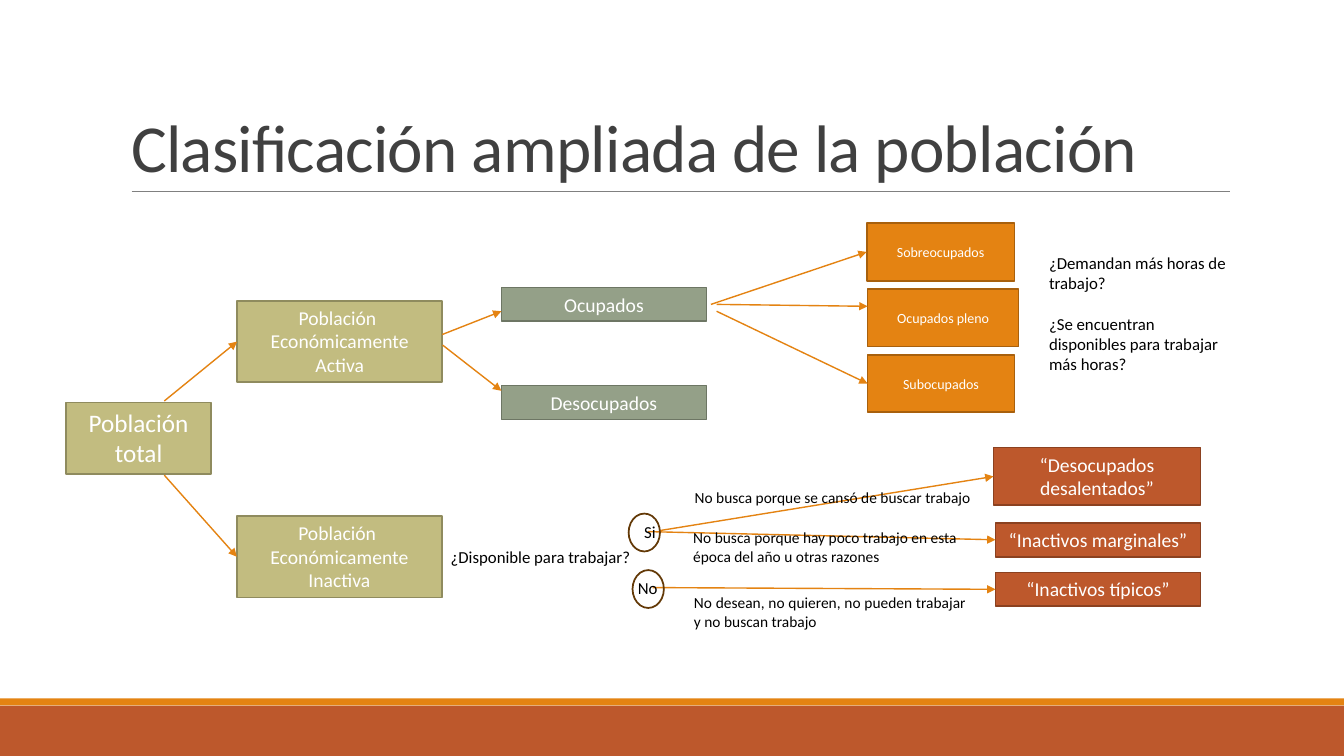
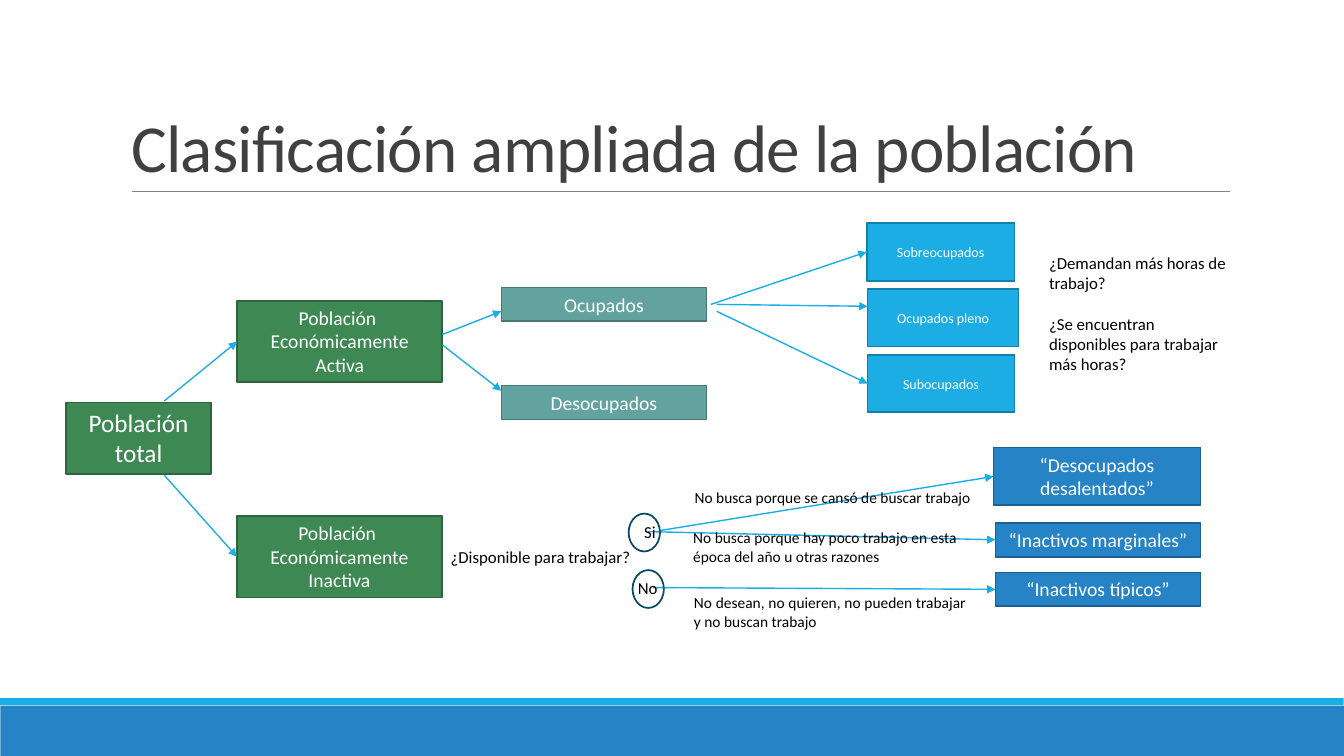
Before and after one commit to ceped-fce-uba/curso_aset, a slide deck: slide 14 of Clase 2 - EPH e Intro a Tidyverse/Presentación EPH.pptx. Drawn at 1344x756 pixels with LibreOffice and Linux fonts; fonts in the diff are those of the drawing. Boxes give left, top, right and bottom in pixels: in the first picture for what was removed or moved away, otherwise in the second. Text is boxed around its words. In the diff, an @@ line names an element or a change of style, - is before the commit and + after.

```diff
--- a/Clase 2 - EPH e Intro a Tidyverse/Presentación EPH.pptx
+++ b/Clase 2 - EPH e Intro a Tidyverse/Presentación EPH.pptx
@@ arrow (711, 304) - (867, 252): stroke #E48312 1 pt to #1CADE4 1 pt @@
@@ rectangle "Ocupados" at box(501, 287, 707, 322): fill #94A088 to #62A39F; outline #6D7665 1.25 pt to #497976 1.25 pt @@
@@ arrow (443, 335) - (501, 312): stroke #E48312 1 pt to #1CADE4 1 pt @@
@@ arrow (717, 304) - (868, 307): stroke #E48312 1 pt to #1CADE4 1 pt @@
@@ arrow (717, 312) - (868, 384): stroke #E48312 1 pt to #1CADE4 1 pt @@
@@ arrow (164, 401) - (237, 342): stroke #E48312 1 pt to #1CADE4 1 pt @@
@@ arrow (443, 345) - (501, 391): stroke #E48312 1 pt to #1CADE4 1 pt @@
@@ fill #E48312 to #1CADE4; outline #A9610D 1.25 pt to #1580A9 1.25 pt in 3 elements at box(868, 289, 1019, 347), box(867, 223, 1015, 280), box(868, 355, 1015, 412) @@
@@ rectangle "Desocupados" at box(501, 385, 707, 419): fill #94A088 to #62A39F; outline #6D7665 1.25 pt to #497976 1.25 pt @@
@@ fill #BD582C to #2683C6; outline #8C4121 1.25 pt to #1C6192 1.25 pt in 3 elements at box(996, 523, 1202, 558), box(996, 573, 1202, 607), box(994, 448, 1202, 505) @@
@@ arrow (164, 475) - (237, 557): stroke #E48312 1 pt to #1CADE4 1 pt @@
@@ arrow (660, 530) - (994, 477): stroke #E48312 1 pt to #1CADE4 1 pt @@
@@ fill #C2BC80 to #3E8853; outline #908B5F 1.25 pt to #2E653D 1.25 pt in 3 elements at box(66, 402, 211, 474), box(237, 301, 443, 383), box(237, 516, 443, 598) @@
@@ ellipse at box(629, 513, 660, 552): outline #643908 1.25 pt to #0C4C64 1.25 pt @@
@@ arrow (648, 531) - (996, 540): stroke #E48312 1 pt to #1CADE4 1 pt @@
@@ ellipse at box(633, 571, 664, 609): outline #643908 1.25 pt to #0C4C64 1.25 pt @@
@@ arrow (652, 588) - (996, 590): stroke #E48312 1 pt to #1CADE4 1 pt @@
@@ rectangle at box(0, 706, 1344, 756): fill #BD582C to #2683C6 @@
@@ rectangle at box(0, 699, 1344, 706): fill #E48312 to #1CADE4 @@
```
Also in this commit, not shown: 22 other slides changed, 3 other files.
